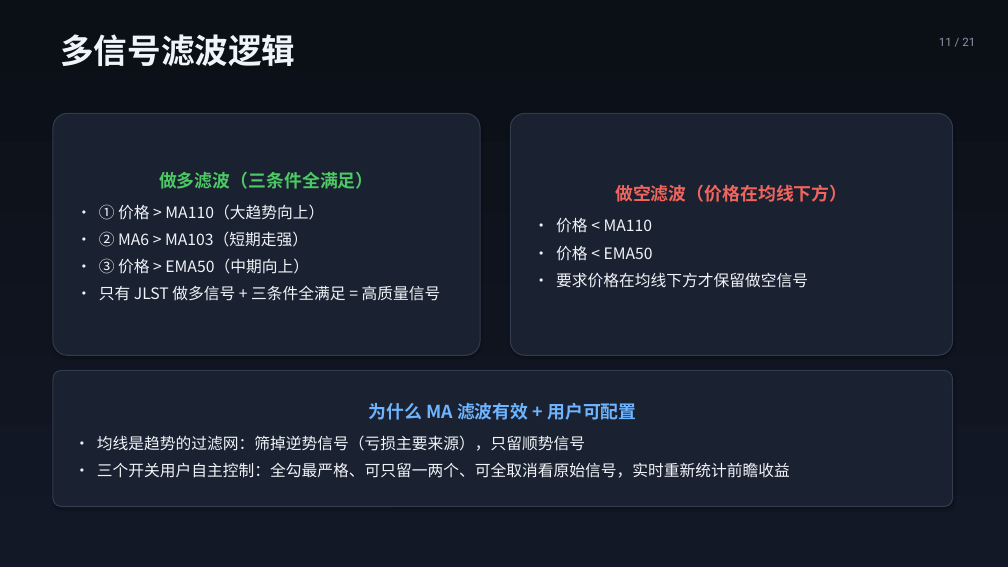
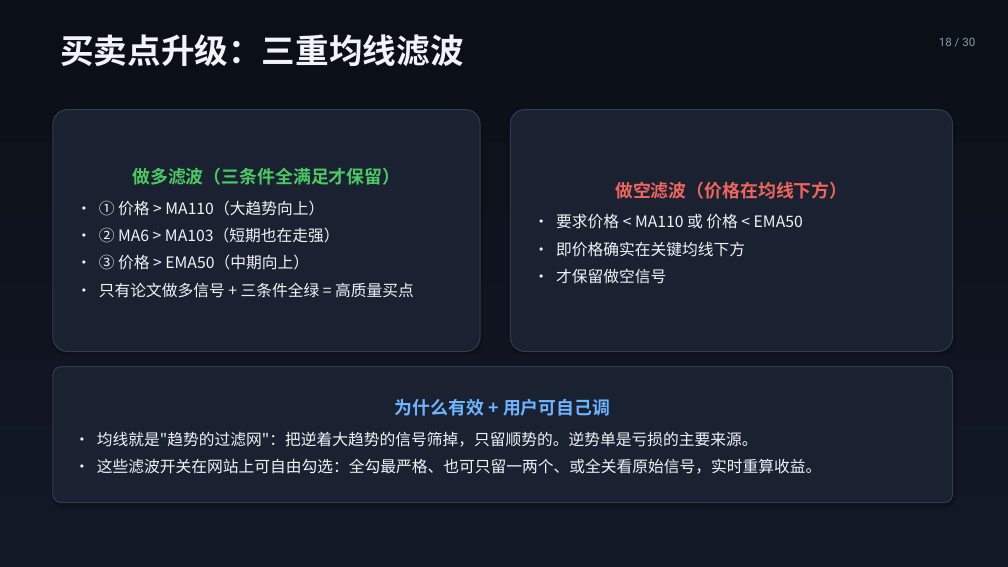
Before and after one commit to hhysteric/btc-momentum-pro, a slide deck: slide 18 of BTC_Momentum_演示.pptx (slide 11 before the commit). Drawn at 1008x567 pixels with LibreOffice and Linux fonts; fonts in the diff are those of the drawing. Boxes give left, top, right and bottom in pixels: in the first picture for what was removed or moved away, otherwise in the second. Text is boxed around its words. In the diff, an @@ line names an element or a change of style, - is before the commit and + after.

```diff
--- a/BTC_Momentum_演示.pptx
+++ b/BTC_Momentum_演示.pptx
@@ text at [60, 34, 463, 66]: text changed @@
-多信号滤波逻辑
+买卖点升级：三重均线滤波
@@ text at [939, 37, 975, 46]: text changed @@
-11 / 21
+18 / 30
@@ text in rounded rectangle at [132, 168, 400, 185]: text changed @@
-做多滤波（三条件全满足）
+做多滤波（三条件全满足才保留）
@@ text in rounded rectangle at [99, 227, 340, 243]: text changed @@
-• ② MA6 > MA103（短期走强）
+• ② MA6 > MA103（短期也在走强）
@@ text in rounded rectangle at [556, 214, 803, 284]: text changed @@
-• 价格 < MA110
-• 价格 < EMA50
-• 要求价格在均线下方才保留做空信号
+• 要求价格 < MA110 或 价格 < EMA50
+• 即价格确实在关键均线下方
+• 才保留做空信号
@@ text in rounded rectangle at [99, 282, 414, 298]: text changed @@
-• 只有 JLST 做多信号 + 三条件全满足 = 高质量信号
+• 只有论文做多信号 + 三条件全绿 = 高质量买点
@@ rounded rectangle "为什么有效 + 用户可自己调": place and size @@
-rounded rectangle "为什么有效 + 用户可自己调" at [53, 371, 953, 507]
+rounded rectangle "为什么有效 + 用户可自己调" at [53, 367, 953, 503]
@@ text in rounded rectangle at [97, 399, 822, 474]: text changed @@
-为什么 MA 滤波有效 + 用户可配置
-• 均线是趋势的过滤网：筛掉逆势信号（亏损主要来源），只留顺势信号
-• 三个开关用户自主控制：全勾最严格、可只留一两个、可全取消看原始信号，实时重新统计前瞻收益
+为什么有效 + 用户可自己调
+• 均线就是"趋势的过滤网"：把逆着大趋势的信号筛掉，只留顺势的。逆势单是亏损的主要来源。
+• 这些滤波开关在网站上可自由勾选：全勾最严格、也可只留一两个、或全关看原始信号，实时重算收益。
```
Also in this commit, not shown: 13 other slides changed, 15 slides added, 6 slides removed, 2 other files.
